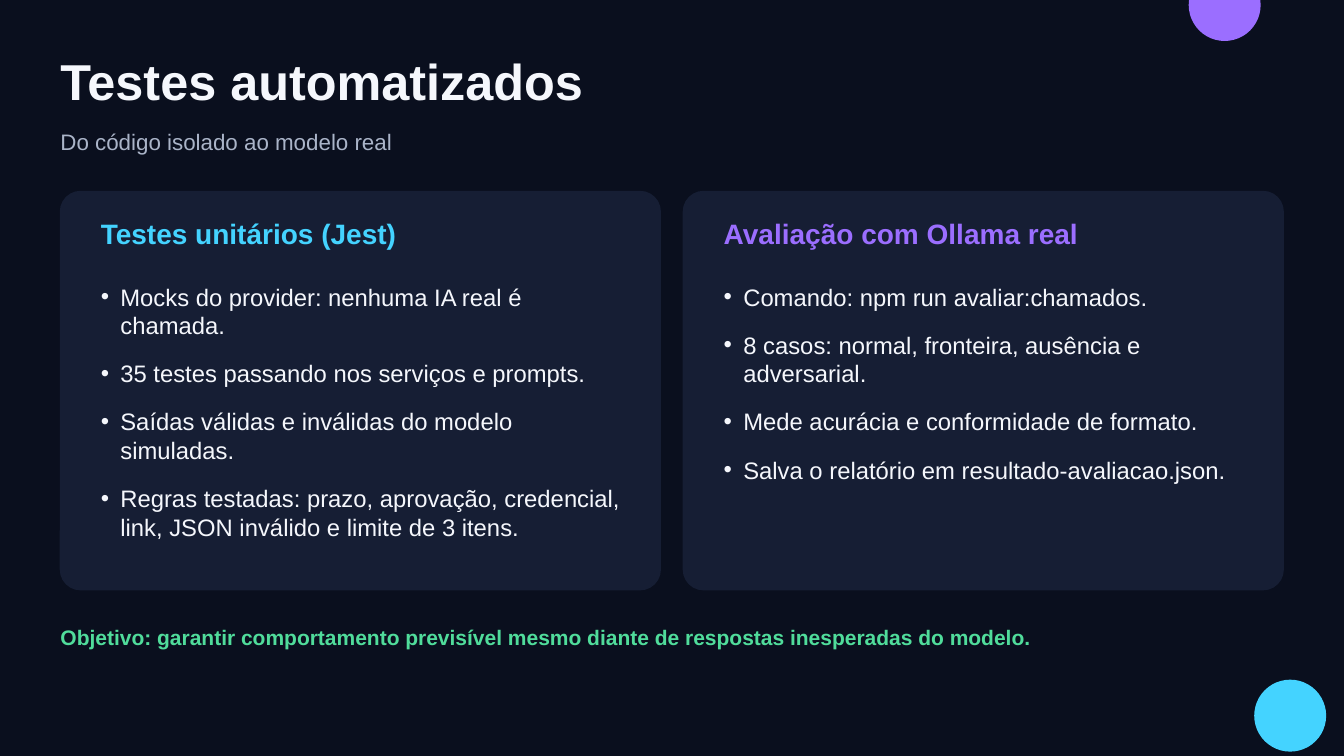
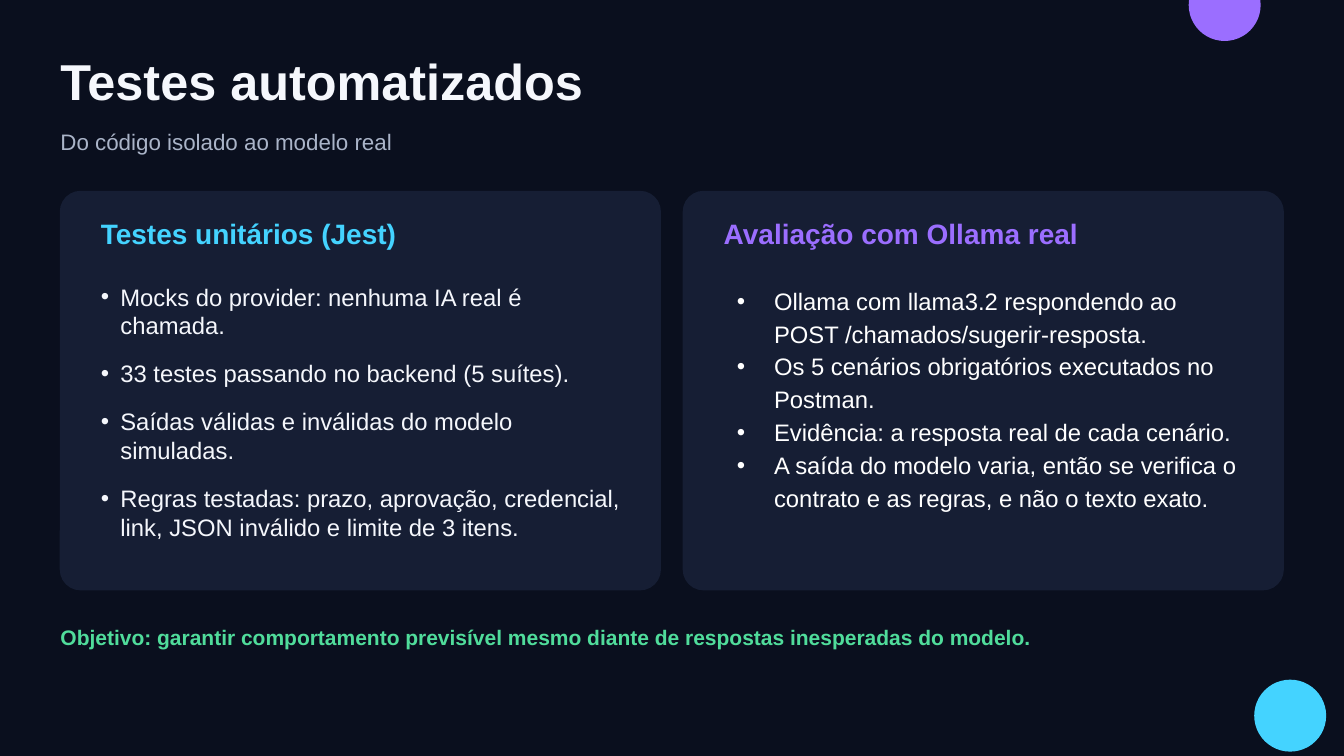
Before and after one commit to kaue0000/sugestoes-ollama-ia, a slide deck: slide 8 of slide_apresentacao_encontro_12_feature03.pptx. Drawn at 1344x756 pixels with LibreOffice and Linux fonts; fonts in the diff are those of the drawing. Boxes give left, top, right and bottom in pixels: in the first picture for what was removed or moved away, otherwise in the second. Text is boxed around its words. In the diff, an @@ line names an element or a change of style, - is before the commit and + after.

```diff
--- a/slide_apresentacao_encontro_12_feature03.pptx
+++ b/slide_apresentacao_encontro_12_feature03.pptx
@@ text at <box>774,292,1236,512</box>: text changed; text colour #F5F7FC to #FFFFFF @@
-• Comando: npm run avaliar:chamados.
-• 8 casos: normal, fronteira, ausência e adversarial.
-• Mede acurácia e conformidade de formato.
-• Salva o relatório em resultado-avaliacao.json.
+• Ollama com llama3.2 respondendo ao POST /chamados/sugerir-resposta.
+• Os 5 cenários obrigatórios executados no Postman.
+• Evidência: a resposta real de cada cenário.
+• A saída do modelo varia, então se verifica o contrato e as regras, e não o texto exato.
@@ text at <box>120,364,569,387</box>: text changed @@
-• 35 testes passando nos serviços e prompts.
+• 33 testes passando no backend (5 suítes).
```
Also in this commit, not shown: 2 other slides changed, 1 slide removed.
